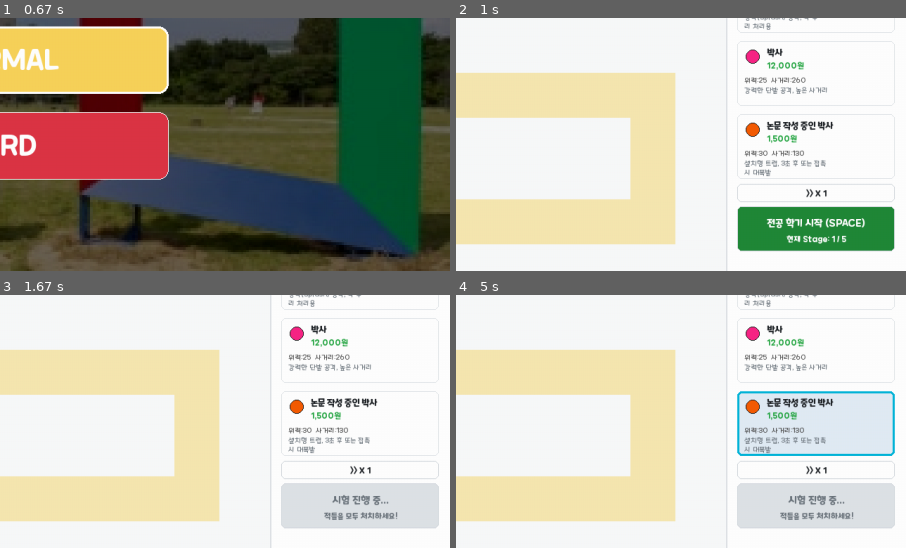
Above: before the commit, frames 1-4 (two rows, left to right).
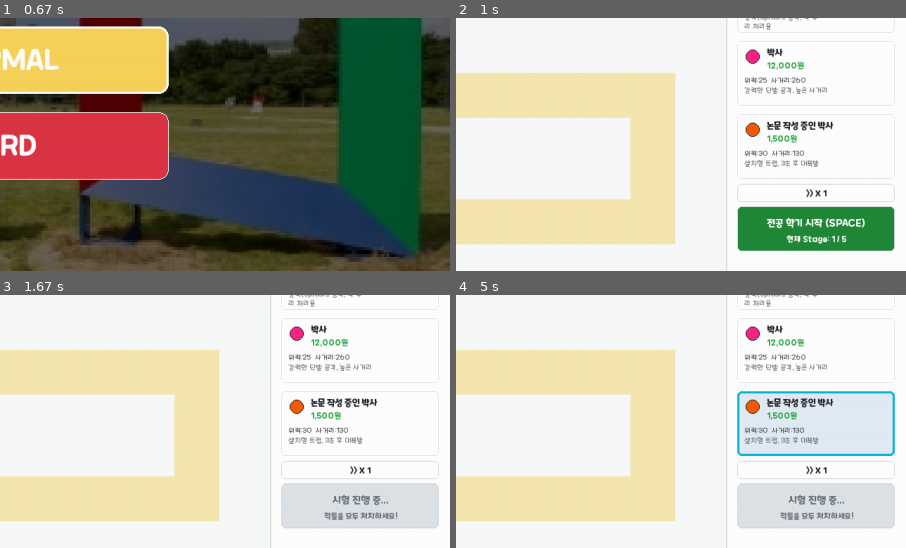
Above: after the commit, the same moments.

Repository: Dooroomi/kgu-defense-game
Game: pygame game, started from pygame_defense/main.py
The game is run twice, just before and just after one commit, with the same random seed, the same clock (stepped at 60 frames per second) and the same inputs.
Inputs (mouse positions are % of the whole screen's width and height, from its top left):
- Up to frame 1 (0.67 s): click (46, 54) at 0.38 s
- Up to frame 2 (1 s): click (60, 72) at 0.72 s
- Up to frame 3 (1.67 s): tap Space at 1 s; click (62, 59) at 1.38 s
- Up to frame 4 (5 s): click "과제" at 2.72 s; tap Enter at 3 s; click (81, 48) at 3.38 s; click "과제" at 3.72 s; click (54, 46) at 4.05 s; tap Space at 4.33 s; click (86, 73) at 4.72 s
The pictures show only the part of the screen within x 50-100%, y 50-100%; the shares and areas given below are measured in that part.

Frame 1 is identical in both runs. In frame 2, 0.2% of the frame differs, in the area x 64-83%, y 56-63%; in frame 3, 0.2%; in frame 4, 0.2%.

Commit message:
논문작성중 박사(트랩) 스프라이트 추가 + 트랩 폭발조건(시간만)·석사 레이저 정리

Diff:
--- a/pygame_defense/main.py
+++ b/pygame_defense/main.py
@@ -201,7 +201,7 @@
         "range": 130,
         "type": "trap",
         "color": ORANGE,
-        "desc": "설치형 트랩, 3초 후 또는 접촉 시 대폭발"
+        "desc": "설치형 트랩, 3초 후 대폭발"
     }
 ]
 
@@ -1243,9 +1243,7 @@
                 end = fx["end"]
                 r = fx["splash_radius"]
 
-                # 타격 지점까지 줄기 사격선
-                pygame.draw.line(screen, color, start, end, 3)
-                pygame.draw.line(screen, (255, 255, 255), start, end, 1)
+                # (레이저 줄기 제거: 책 투사체와 겹쳐 보여서 그리지 않음 — 충격파만 표시)
 
                 # 구형 충격파 팽창 효과 연출
                 splash_surf = pygame.Surface((int(r * 2), int(r * 2)), pygame.SRCALPHA)
--- a/pygame_defense/towers/trap.py
+++ b/pygame_defense/towers/trap.py
@@ -1,13 +1,43 @@
 # towers/trap.py
+import os
 import pygame
 import math
 from settings import ORANGE
 
 
+# 트랩 스프라이트('논문 작성 중인 박사') 지연 로드 + 캐시
+_trap_sprite = None
+_trap_sprite_loaded = False
+
+
+def _get_trap_sprite():
+    """picture/towers/trap/0.png 를 한 번만 로드해 64px 박스에 맞춰 비율 유지 스케일(잘림 없음)."""
+    global _trap_sprite, _trap_sprite_loaded
+    if _trap_sprite_loaded:
+        return _trap_sprite
+    _trap_sprite_loaded = True
+    base_dir = os.path.dirname(os.path.dirname(os.path.abspath(__file__)))
+    path = os.path.join(base_dir, "picture", "towers", "trap", "0.png")
+    try:
+        img = pygame.image.load(path).convert_alpha()
+        bb = img.get_bounding_rect(min_alpha=1)  # 투명 여백 제거
+        if bb.width > 0 and bb.height > 0:
+            img = img.subsurface(bb).copy()
+        target = 64  # 가로/세로 중 큰 쪽을 64px로 맞춤
+        scale = target / max(img.get_width(), img.get_height())
+        w = max(1, round(img.get_width() * scale))
+        h = max(1, round(img.get_height() * scale))
+        _trap_sprite = pygame.transform.scale(img, (w, h))
+    except Exception as e:
+        print(f"Warning: trap sprite load failed from {path} ({e})")
+        _trap_sprite = None
+    return _trap_sprite
+
+
 class Trap:
     """
     설치기(Trap) - '논문 작성 중인 박사'.
-    도로 위에도 설치 가능하며, 3초 뒤 또는 적이 접촉하면 광역 폭발을 일으킵니다.
+    도로 위에도 설치 가능하며, 설치 후 3초가 지나면 광역 폭발을 일으킵니다.
     """
 
     def __init__(self, x, y):
@@ -28,7 +58,8 @@
 
     def update(self, enemies, laser_effects, dt=16.667):
         """
-        폭발 카운트다운 타이머를 깎고, 3초가 지나거나 적이 트랩에 닿으면 대폭발을 일으킵니다.
+        폭발 카운트다운 타이머를 깎고, 시간(3초)이 다 지나면 대폭발을 일으킵니다.
+        적이 닿아도 시간 전에는 터지지 않습니다 — 무조건 타이머가 0이 되어야 폭발.
         dt: 경과 시간(ms). 모든 PC에서 동일한 폭발 타이밍을 보장합니다.
         """
         if not self.is_active:
@@ -36,16 +67,8 @@
 
         self.timer -= dt
 
-        # 적 접촉(터치) 감지
-        touched = False
-        for enemy in enemies:
-            if enemy.is_alive and not enemy.reached_end:
-                dist = math.hypot(enemy.x - self.x, enemy.y - self.y)
-                if dist <= (enemy.radius + self.radius):
-                    touched = True
-                    break
-
-        if self.timer <= 0 or touched:
+        # 타이머가 0 이하가 되면(설치 후 3초 경과) 폭발. 적 접촉으로는 터지지 않음.
+        if self.timer <= 0:
             self.explode(enemies, laser_effects)
 
     def explode(self, enemies, laser_effects):
@@ -84,28 +107,33 @@
         screen.blit(guide_surf, (self.x - self.trigger_radius, self.y - self.trigger_radius))
         pygame.draw.circle(screen, (200, 100, 0), (self.x, self.y), int(self.trigger_radius), 1)
 
-        # 2. 본체 그리기 (주황색 컴퓨터 모니터와 깜박이는 바디)
-        pulse = int(2 * math.sin(pygame.time.get_ticks() * 0.01))
-        draw_radius = self.radius + pulse
+        # 2. 본체 그리기 (스프라이트: 논문 작성 중인 박사 / 그림 없으면 주황 원 폴백)
+        #    폭발 임박(1초 이하)이면 부들부들 떨리는 효과
+        sprite = _get_trap_sprite()
+        shake = int(2 * math.sin(pygame.time.get_ticks() * 0.05)) if self.timer <= 1000 else 0
+        if sprite is not None:
+            rect = sprite.get_rect(center=(self.x + shake, self.y))
+            screen.blit(sprite, rect)
+        else:
+            # 폴백: 기존 주황 원
+            pulse = int(2 * math.sin(pygame.time.get_ticks() * 0.01))
+            draw_radius = self.radius + pulse
+            pygame.draw.circle(screen, self.color, (self.x, self.y), draw_radius)
+            pygame.draw.circle(screen, (40, 20, 0), (self.x, self.y), draw_radius, 2)
+            pygame.draw.circle(screen, (255, 255, 255), (self.x, self.y), draw_radius // 2)
 
-        pygame.draw.circle(screen, self.color, (self.x, self.y), draw_radius)
-        pygame.draw.circle(screen, (40, 20, 0), (self.x, self.y), draw_radius, 2)
-
-        # 내부 코어원
-        pygame.draw.circle(screen, (255, 255, 255), (self.x, self.y), draw_radius // 2)
-
-        # 3. 텍스트 정보 (남은 초 렌더링)
+        # 3. 남은 시간 카운트다운 (스프라이트 위쪽 / 1초 이하면 빨간 경고)
         try:
             trap_font = pygame.font.SysFont("malgungothic", 14, bold=True)
         except:
             trap_font = pygame.font.Font(None, 18)
 
         sec_left = max(0.0, self.timer / 1000.0)
-        time_text = trap_font.render(f"{sec_left:.1f}s", True, (0, 0, 0))
-        t_rect = time_text.get_rect(center=(self.x, self.y))
+        time_color = (220, 53, 69) if self.timer <= 1000 else (40, 20, 0)
+        time_text = trap_font.render(f"{sec_left:.1f}s", True, time_color)
+        t_rect = time_text.get_rect(center=(self.x, self.y - 40))
+        # 가독성용 반투명 흰 배경 띠
+        bg = pygame.Surface((t_rect.width + 8, t_rect.height + 2), pygame.SRCALPHA)
+        bg.fill((255, 255, 255, 200))
+        screen.blit(bg, (t_rect.x - 4, t_rect.y - 1))
         screen.blit(time_text, t_rect)
-
-        # 상단 "작성 중" 라벨
-        label_text = trap_font.render("논문작성중", True, (255, 255, 255))
-        lbl_rect = label_text.get_rect(center=(self.x, self.y - self.radius - 10))
-        screen.blit(label_text, lbl_rect)
Binary file added: pygame_defense/picture/towers/trap/0.png
